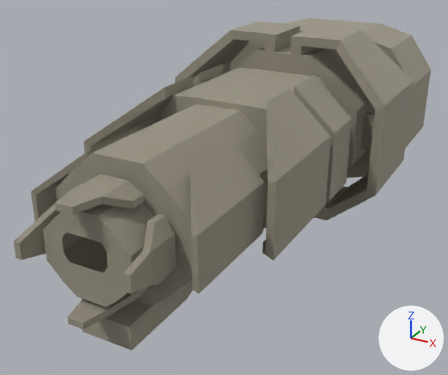
Before and after pictures for a commit that changed the FBX model Assets/Project/Meshes/ModularPartTesting/Spaceship.fbx.
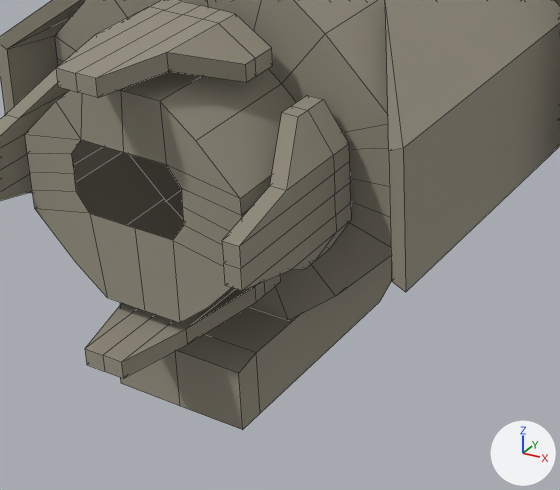
Old and new are each drawn whole from a camera (50 mm lens) standing at (193.9, -165.1, 55.9) and looking at (121.8, -34.0, -9.6) and again close up on the part from 7% to 58% of the width and 47% to 100% of the height. The axes (+X, +Y, +Z) are drawn at lower right. The lights are the same throughout. The close-ups show mesh edges as thin lines. Where no turn or scale is listed for an object, it has been applied to the vertices. Vertices at the same position are counted once.

Before the edit, the objects in view are built like this:
```python
me_spaceship_009 = bpy.data.meshes.new('Spaceship.009')
me_spaceship_009.from_pydata(...)  # 1188 vertices, 1095 faces; spans x -30.8..29.9, y -98.4..47.4, z -24.1..26.9
# faces by material slot: [28, 1067]
me_spaceship_009.materials.append(mat_mainhull)  # dark grey #555254
me_spaceship_009.materials.append(mat_exteriorhull)  # its picture is missing
ob_spaceship_009 = bpy.data.objects.new('Spaceship.009', me_spaceship_009)
ob_spaceship_009.location = (127.6, 0.0, 0.0)
```
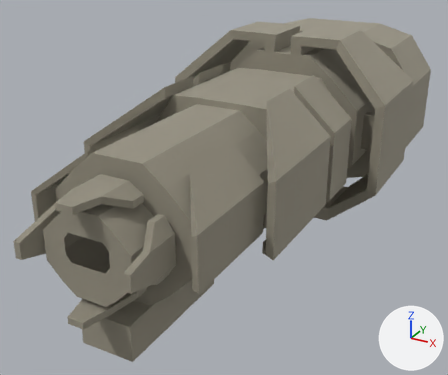
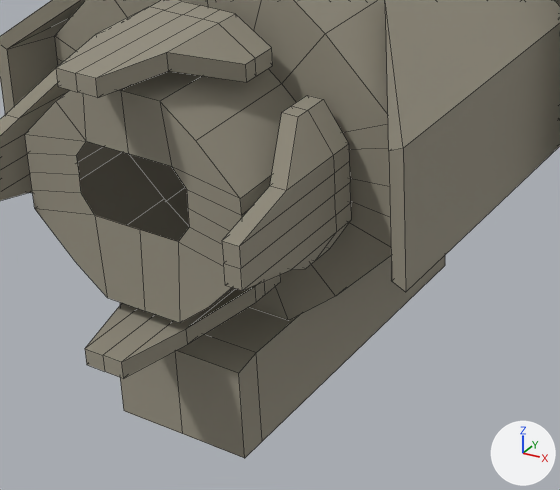
What differs and where, as boxes (x1, y1, x2, y2) in the close-ups (560 x 490 px; the box of a moved part takes in the faces that stretch with it):
```json
{"object": "Spaceship.009", "change": "reshaped", "before": [0, 0, 560, 430], "after": [0, 0, 560, 458]}
{"part": 1, "of": "me_spaceship_009", "change": "moved or reshaped", "before": [120, 351, 260, 430], "after": [120, 351, 262, 458]}
{"part": 2, "of": "me_spaceship_009", "change": "moved or reshaped", "before": [256, 256, 392, 413], "after": [256, 256, 445, 441]}
{"part": 3, "of": "me_spaceship_009", "change": "moved or reshaped", "before": [25, 90, 242, 323], "after": [25, 90, 242, 323]}
```

Scene script edits in JSON lines:
```json
{"block": "me_spaceship_009", "where": "me_spaceship_009.from_pydata(...)  # 1188 vertices, 1095 faces; spans x -30.8..29.9, y -98.4..47.4, z -24.1..26.9"}
{"block": "me_spaceship_009", "where": "# used by ob_spaceship_009; location = (127.6, 0.0, 0.0)"}
{"block": "me_spaceship_009", "change": "me_spaceship_009 part 1: all 6 vertices in x -6.4..5.6, y -90.7..-88.5, z -18.7 are moved by (0.0, 0.0, -2.7)"}
{"block": "me_spaceship_009", "change": "me_spaceship_009 part 2: all 3 vertices in x -6.4..5.6, y -70.9, z -18.7 are moved by (0.0, 11.4, -2.7)"}
{"block": "me_spaceship_009", "change": "me_spaceship_009 part 3: all 12 vertices in x -5.7..4.3, y -93.9, z -0.9..5.1 are moved by (0.5, 0.0, 0.0)"}
```
